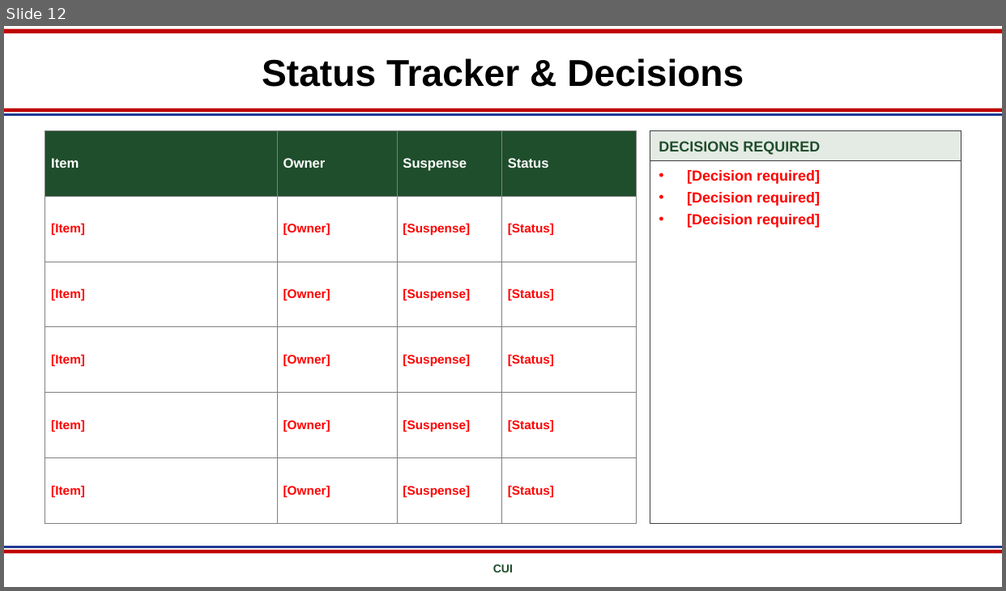
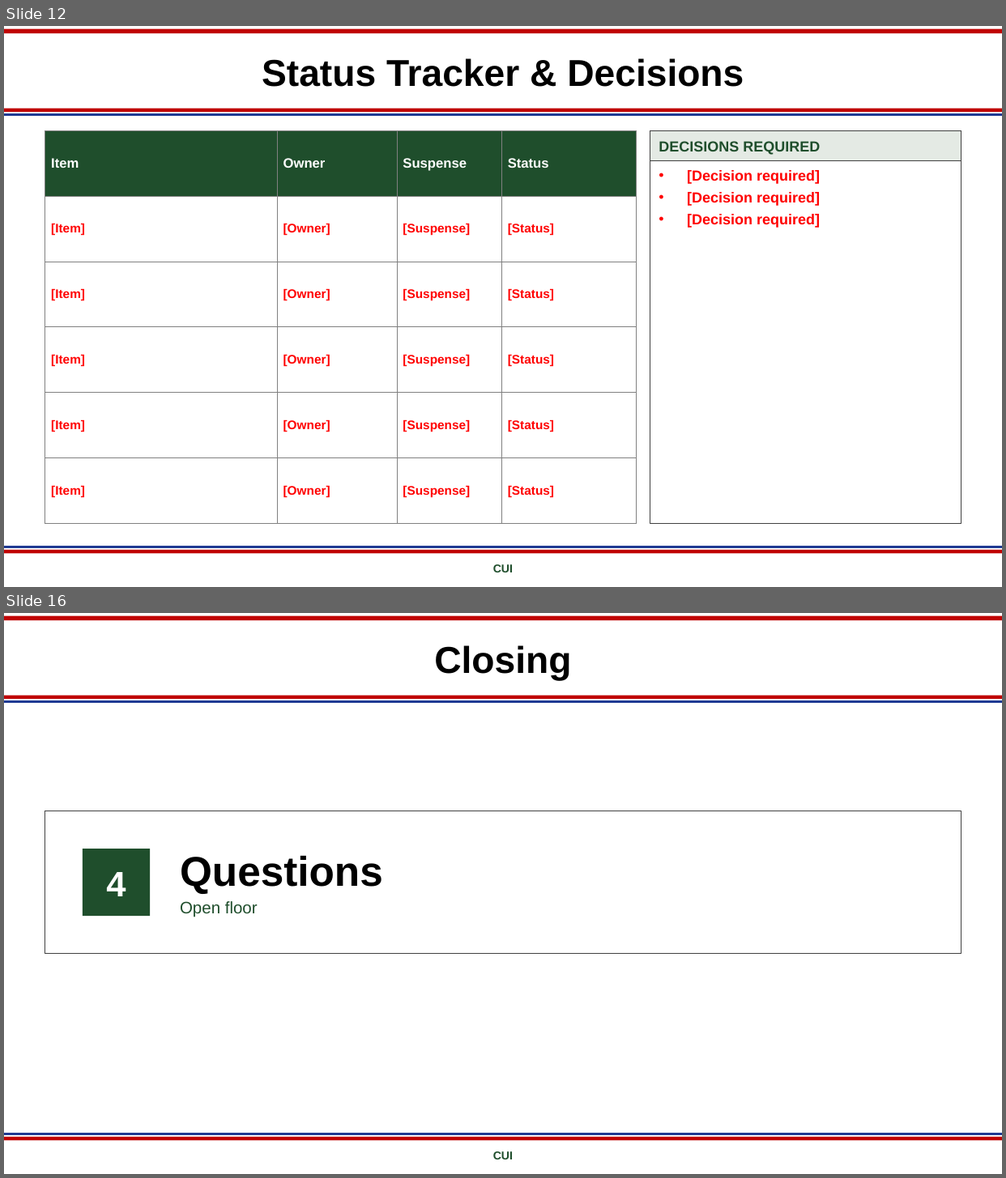
Before and after one commit to Joudrie/reign, a slide deck: Class_94_CUB_October_Template.pptx. Shown one above the other, each under a label of ours: slide 12 before the commit, slides 12 and 16 after it; the slides between them are not shown. The pictures are 1006x591 and 1006x1178 pixels, drawn with LibreOffice and Linux fonts; fonts in the diff are those of the drawing; background and template pictures are left out. Boxes give left, top, right and bottom in pixels: in the first picture for what was removed or moved away, otherwise in the second. Text is boxed around its words. In the diff, an @@ line names an element or a change of style, - is before the commit and + after.

```diff
--- a/Class_94_CUB_October_Template.pptx
+++ b/Class_94_CUB_October_Template.pptx
@@ slide 16 added at box(4, 613, 1002, 1174), background #FFFFFF; not listed: 6 template elements that a slide beside it also shows @@
@@ title added at box(434, 645, 571, 681), 36 pt, text #000000, bold @@
+Closing
@@ rectangle added at box(45, 811, 961, 954), fill #FFFFFF, outline #404040 0.75 pt @@
@@ rectangle added at box(83, 849, 150, 916), fill #1F4E2C, 34 pt, text #FFFFFF, bold @@
+4
@@ text added at box(180, 855, 383, 894), 40 pt, text #000000, bold @@
+Questions
@@ text added at box(180, 901, 258, 918), 16 pt, text #1F4E2C @@
+Open floor
```
Also in this commit, not shown: 2 slides changed, 2 other slides added.
